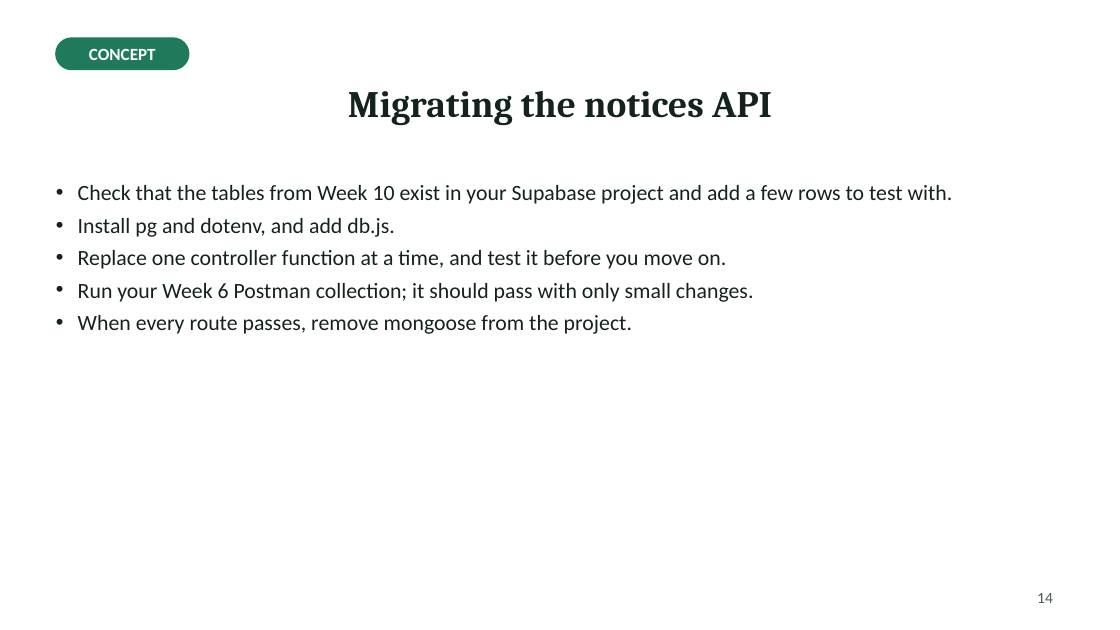
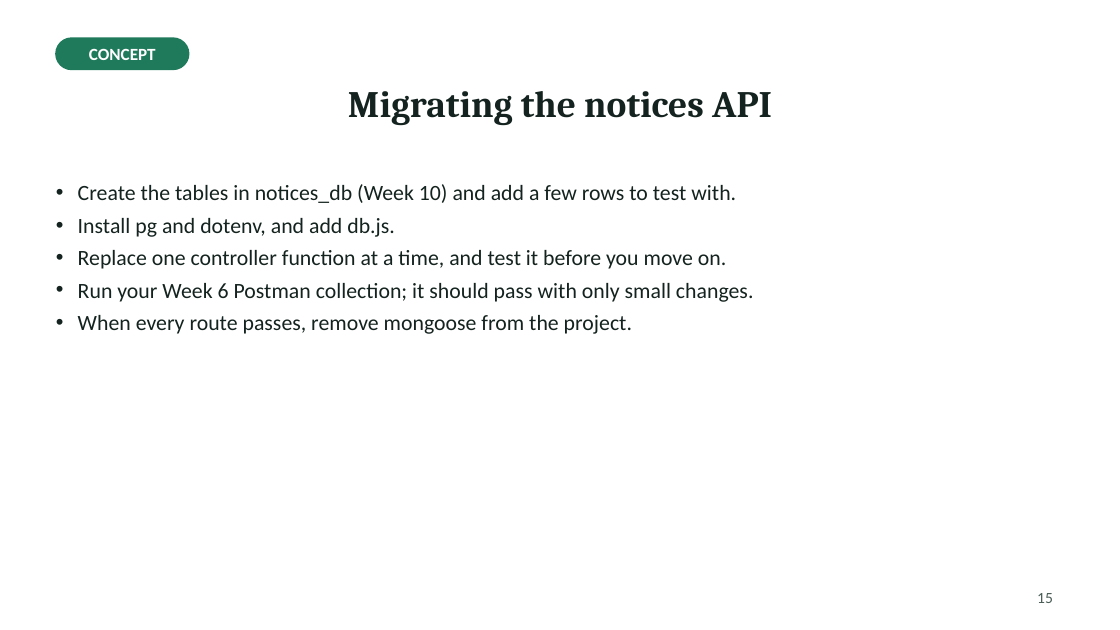
Before and after one commit to Haydzz9/sae104-site, a slide deck: slide 15 of downloads/lecture/Week_11_Lecture_Express_with_PostgreSQL_pg.pptx (slide 14 before the commit). Drawn at 1120x630 pixels with LibreOffice and Linux fonts; fonts in the diff are those of the drawing. Boxes give left, top, right and bottom in pixels: in the first picture for what was removed or moved away, otherwise in the second. Text is boxed around its words. In the diff, an @@ line names an element or a change of style, - is before the commit and + after.

```diff
--- a/downloads/lecture/Week_11_Lecture_Express_with_PostgreSQL_pg.pptx
+++ b/downloads/lecture/Week_11_Lecture_Express_with_PostgreSQL_pg.pptx
@@ text at (78,184,736,203): text changed @@
-• Check that the tables from Week 10 exist in your Supabase project and add a few rows to test with.
+• Create the tables in notices_db (Week 10) and add a few rows to test with.
@@ page number at (1037,593,1053,603): text changed @@
-14
+15
```
Also in this commit, not shown: 2 other slides changed, 2 slides added, 28 other files.
